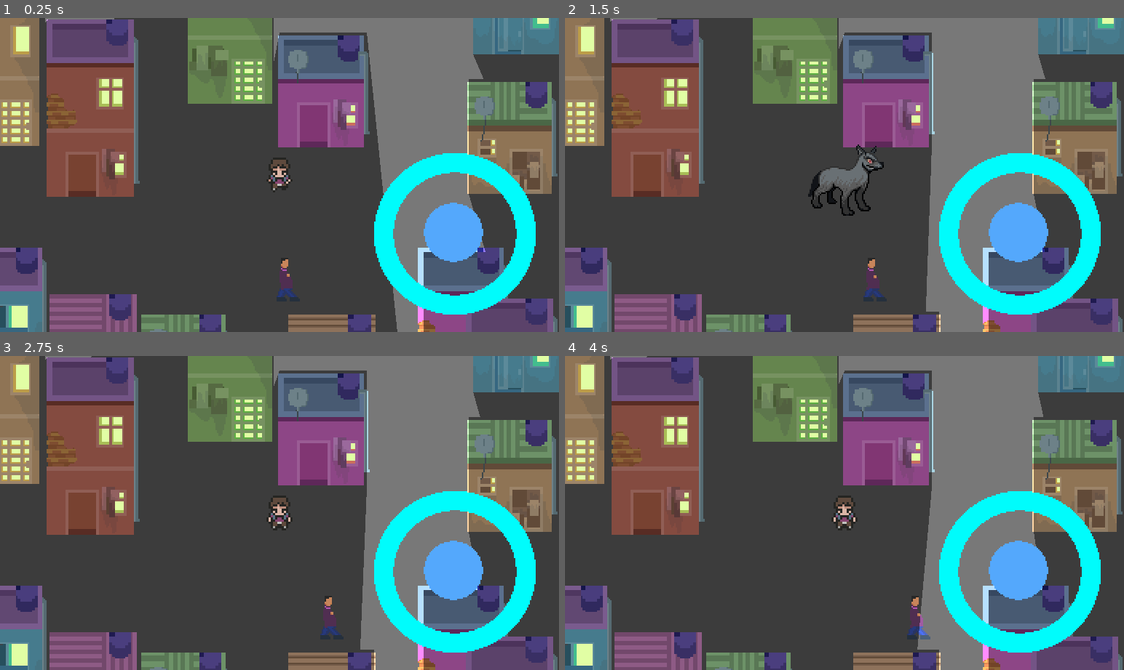
Above: before the commit, frames 1-4 (two rows, left to right).
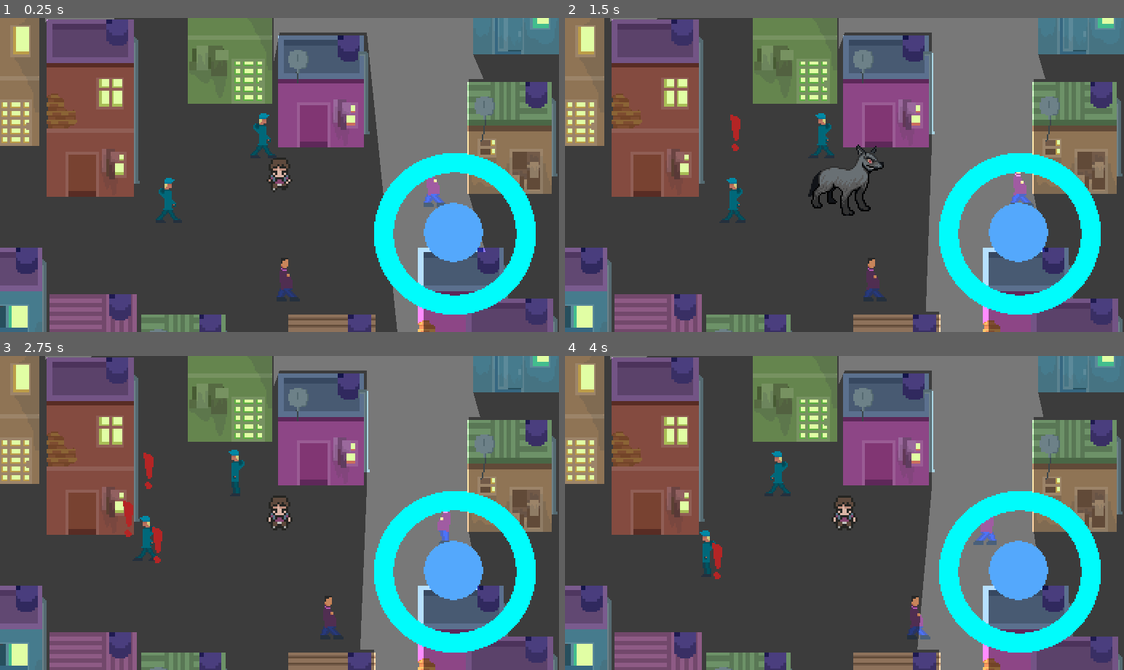
Above: after the commit, the same moments.

Repository: StitchedTeam/werewolf
Game: Godot game, scene res://Sandbox/Sandbox.tscn
Same seed, same stepped clock (60 frames per second), same inputs: the game is played once before the commit and once after it. This scene is started directly instead of the project's main scene.
Inputs (mouse positions are in pixels of both pictures, inside the frame that each line leads up to):
- Up to frame 1 (0.25 s): no input
- Up to frame 2 (1.5 s): move the mouse to (967, 159) at 0.52 s; press the mouse at (967, 159) at 0.53 s; hold Right (ui_right) 0.53-1.28 s; tap Space (ui_select) at 0.77 s; move the mouse to (732, 190) at 1.27 s; release the mouse at (732, 190) at 1.28 s; hold Left (ui_left) from 1.28 s (still down); click (732, 190) at 1.35 s
- Up to frame 3 (2.75 s): tap Space (ui_select) at 1.52 s; move the mouse to (335, 443) at 2.02 s; release Left (ui_left) at 2.03 s; press the mouse at (335, 443) at 2.03 s; hold Right (ui_right) from 2.03 s (still down)
- Up to frame 4 (4 s): move the mouse to (816, 575) at 2.77 s; release the mouse at (816, 575) at 2.78 s; click (816, 575) at 2.85 s; tap Space (ui_select) at 3.02, 3.77 s; move the mouse to (1012, 560) at 3.52 s; release Right (ui_right) at 3.53 s; press the mouse at (1012, 560) at 3.53 s; hold Left (ui_left) from 3.53 s (still down)

The runs differ from the first frame. In frame 1, 0.7% of the frame differs, in the area x 27-80%, y 30-65%; in frame 2, 0.8%; in frame 3, 1.0%, in the area x 22-81%, y 29-66%; in frame 4, 0.8%.

Commit message:
Finished enemy's run state

Diff:
--- a/Werewolf/Characters/Enemies/GenericEnemy.gd
+++ b/Werewolf/Characters/Enemies/GenericEnemy.gd
@@ -16,6 +16,7 @@
 
 export var patrol_offset = int()
 export var character_spritesheet = int()
+export var run_state_offset = int()
 
 func _ready():
 	start_pos = position
@@ -120,6 +121,7 @@
 	elif vertical_move_enabled:
 		if !dir_y_setted:
 			dir_y = pow(-1, int(rand_range(0, 3)))
+			dir_y_setted = true
 		else:
 			if dir_y == 1:
 				position.y += 0.2
@@ -136,4 +138,6 @@
 	if !$RayCast2DCollUp.is_colliding() && !$RayCast2DCollDown.is_colliding():
 		vertical_move_enabled = false
 
+	if position.distance_to(player.position) >= run_state_offset:
+		state = 0
 	pass
--- a/Werewolf/Characters/Enemies/GenericEnemy.tscn
+++ b/Werewolf/Characters/Enemies/GenericEnemy.tscn
@@ -180,6 +180,7 @@
 script = ExtResource( 1 )
 patrol_offset = 50
 character_spritesheet = 0
+run_state_offset = 0
 
 [node name="Sprite" type="Sprite" parent="."]
 texture = ExtResource( 2 )
@@ -252,7 +253,7 @@
 position = Vector2( 0, -18 )
 emitting = false
 amount = 3
-lifetime = 1.0
+lifetime = 2.0
 one_shot = false
 preprocess = 0.0
 speed_scale = 1.0
--- a/Werewolf/Sandbox/Sandbox.gd
+++ b/Werewolf/Sandbox/Sandbox.gd
@@ -4,6 +4,9 @@
 
 func _ready():
 	$GenericEnemy.player = $Werewolf
+	$GenericEnemy2.player = $Werewolf
+	$GenericEnemy3.player = $Werewolf
+	$GenericEnemy4.player = $Werewolf
 	pass
 
 func _process(delta):
--- a/Werewolf/Sandbox/Sandbox.tscn
+++ b/Werewolf/Sandbox/Sandbox.tscn
@@ -36,3 +36,17 @@
 [node name="GenericEnemy" parent="." instance=ExtResource( 5 )]
 position = Vector2( 211, 172 )
 character_spritesheet = 1
+run_state_offset = 400
+
+[node name="GenericEnemy2" parent="." instance=ExtResource( 5 )]
+position = Vector2( 194.219, 72.7354 )
+run_state_offset = 400
+
+[node name="GenericEnemy3" parent="." instance=ExtResource( 5 )]
+position = Vector2( 129.221, 116.841 )
+run_state_offset = 400
+
+[node name="GenericEnemy4" parent="." instance=ExtResource( 5 )]
+position = Vector2( 311.834, 106.782 )
+character_spritesheet = 1
+run_state_offset = 400
